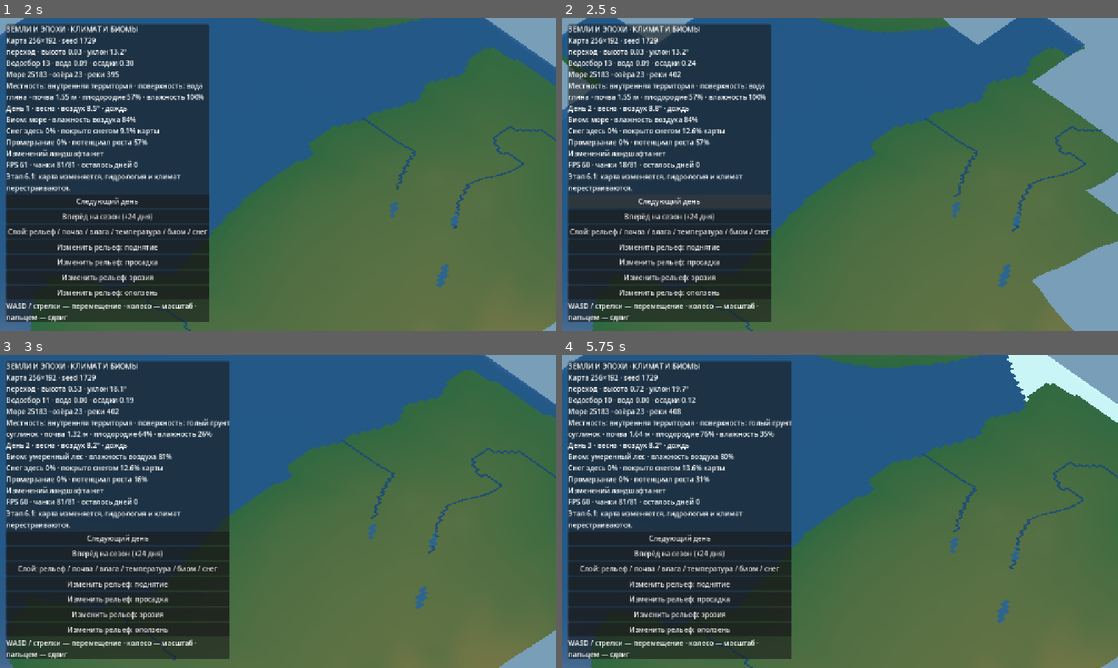
Above: before the commit, frames 1-4 (two rows, left to right).
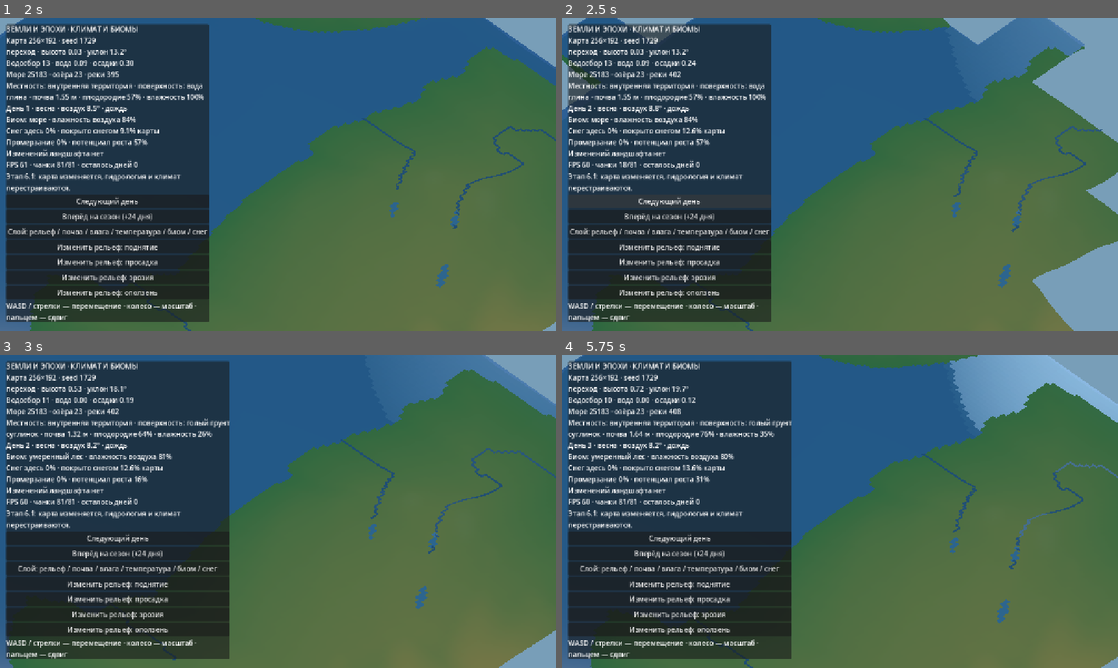
Above: after the commit, the same moments.

Repository: cyrox007/lands-and-ages
Game: Godot game, scene res://scenes/world.tscn
The game is run twice, just before and just after one commit, with the same random seed, the same clock (stepped at 60 frames per second) and the same inputs.
Inputs (mouse positions are in pixels of both pictures, inside the frame that each line leads up to):
- Up to frame 1 (2 s): move the mouse to (400, 158) at 0.52 s; hold D 0.53-1.25 s; click (400, 158) at 0.67 s; drag from (166, 190) to (250, 237) at 1.27 s
- Up to frame 2 (2.5 s): click "Следующий день" at 2 s
- Up to frame 3 (3 s): move the mouse to (333, 442) at 2.77 s; hold D from 2.78 s (still down)
- Up to frame 4 (5.75 s): release D at 3.5 s; drag from (812, 574) to (673, 464) at 3.52 s; click "Следующий день" at 4.25 s; move the mouse to (1006, 558) at 5.02 s; hold A from 5.03 s (still down)

Frame 1 is identical in both runs. In frame 2, 1.2% of the frame differs, in the area x 79-94%, y 0-16%; in frame 3, 1.5%; in frame 4, 3.8%, in the area x 69-100%, y 0-59%.

Commit message:
feat(render): плавное формирование ледяного покрова на водоёмах

Diff:
--- a/godot/scripts/water_mesh.gd
+++ b/godot/scripts/water_mesh.gd
@@ -38,8 +38,9 @@
 				color = Color(0.23, 0.54, 0.65, 0.82)
 			if surface != null:
 				var state: Dictionary = surface.profile_at(cell)
-				if state["cover"] == "лёд":
-					color = Color(0.72, 0.85, 0.93, 0.96)
+				# Лёд проявляется постепенно по мере промерзания воды.
+				var ice: float = smoothstep(0.20, 0.90, float(state["frost"]))
+				color = color.lerp(Color(0.72, 0.85, 0.93, 0.96), ice)
 			if ocean or lake or not river:
 				var a: Vector3 = world.config.to_scene(Vector2(x, y), level)
 				var b: Vector3 = world.config.to_scene(Vector2(x + 1, y), level)
